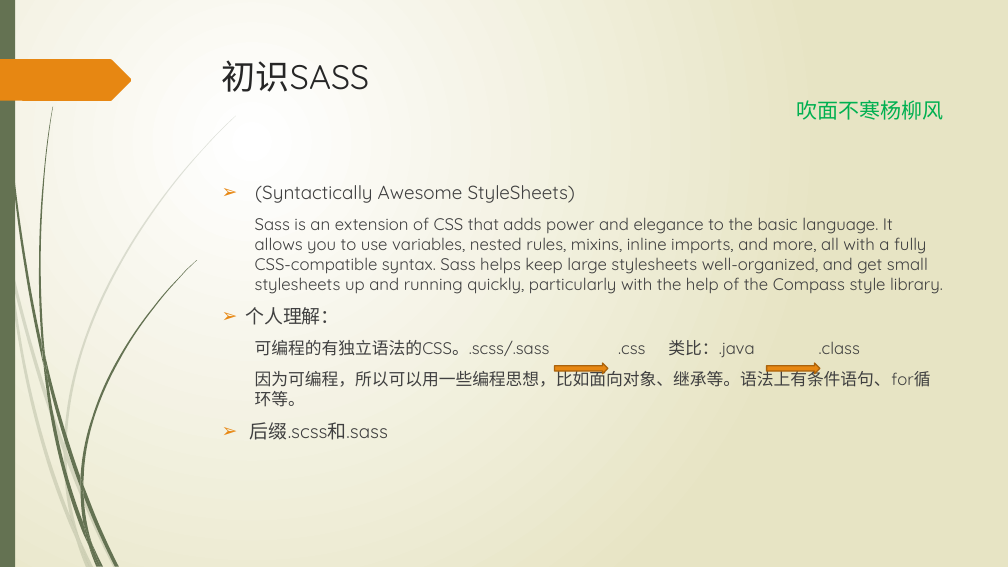
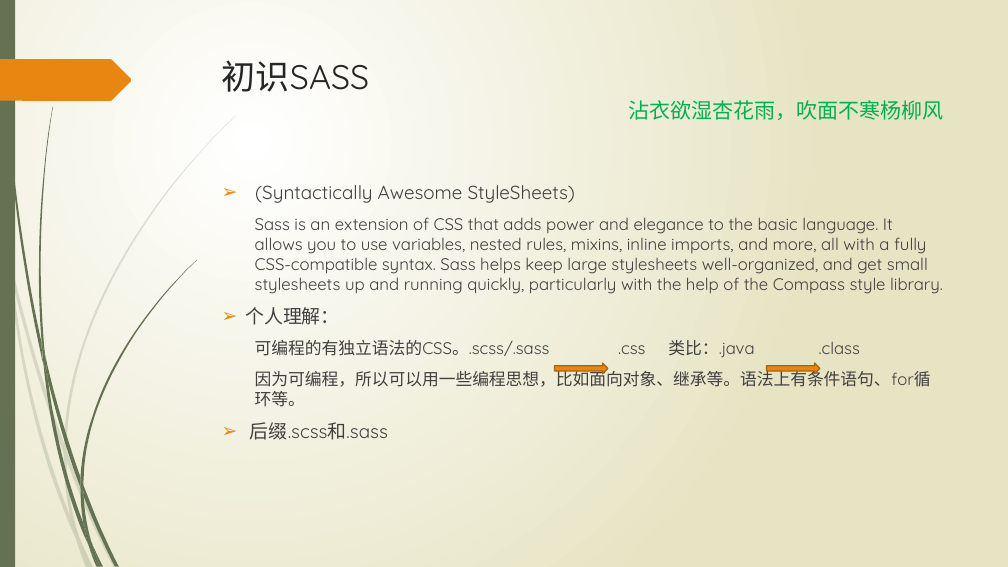
Before and after one commit to wangweihui/sassdemo, a slide deck: slide 4 of SASS愈行愈远.pptx. Drawn at 1008x567 pixels with LibreOffice and Linux fonts; fonts in the diff are those of the drawing. Boxes give left, top, right and bottom in pixels: in the first picture for what was removed or moved away, otherwise in the second. Text is boxed around its words. In the diff, an @@ line names an element or a change of style, - is before the commit and + after.

```diff
--- a/SASS愈行愈远.pptx
+++ b/SASS愈行愈远.pptx
@@ text at bbox=[628, 100, 943, 120]: text changed @@
-吹面不寒杨柳风
+沾衣欲湿杏花雨，吹面不寒杨柳风
```
Also in this commit, not shown: 4 other slides changed.
